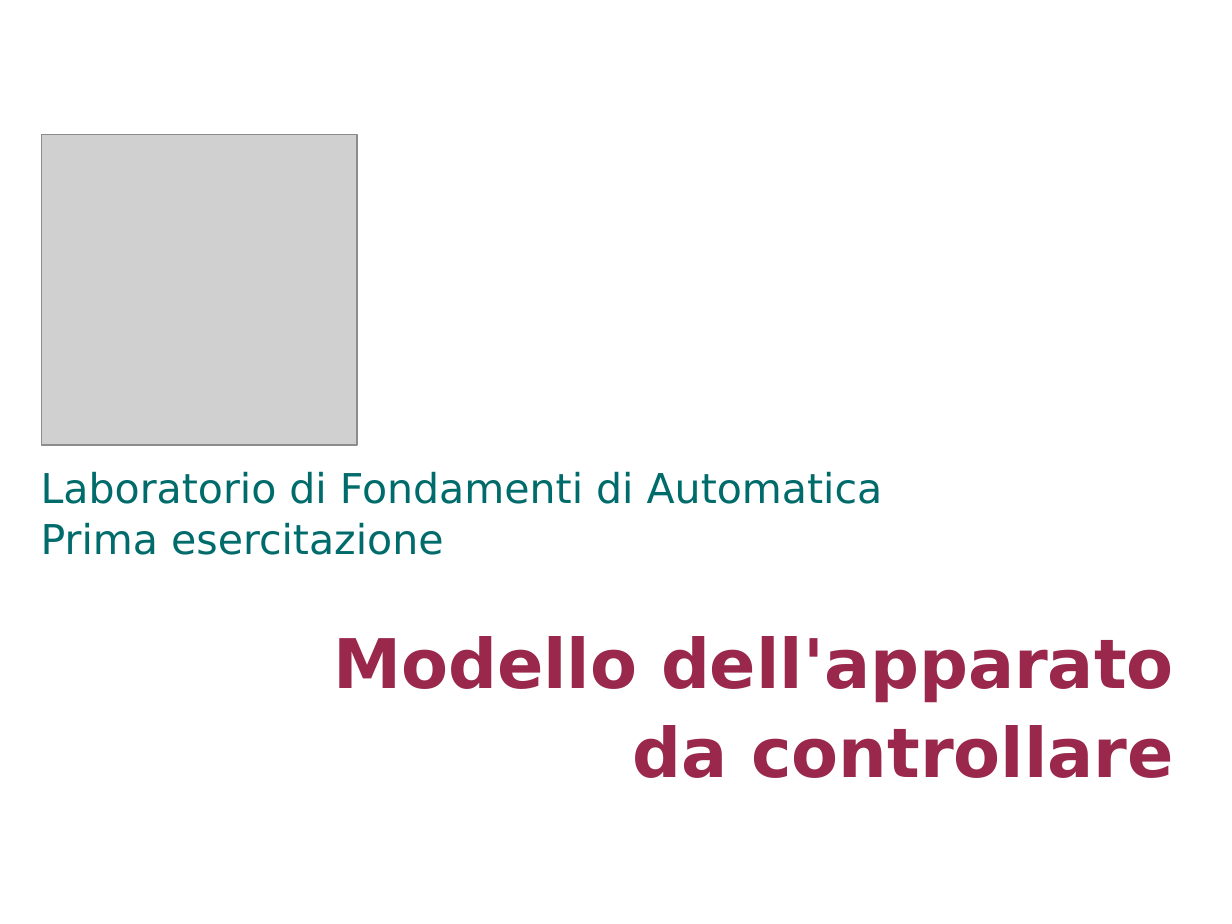
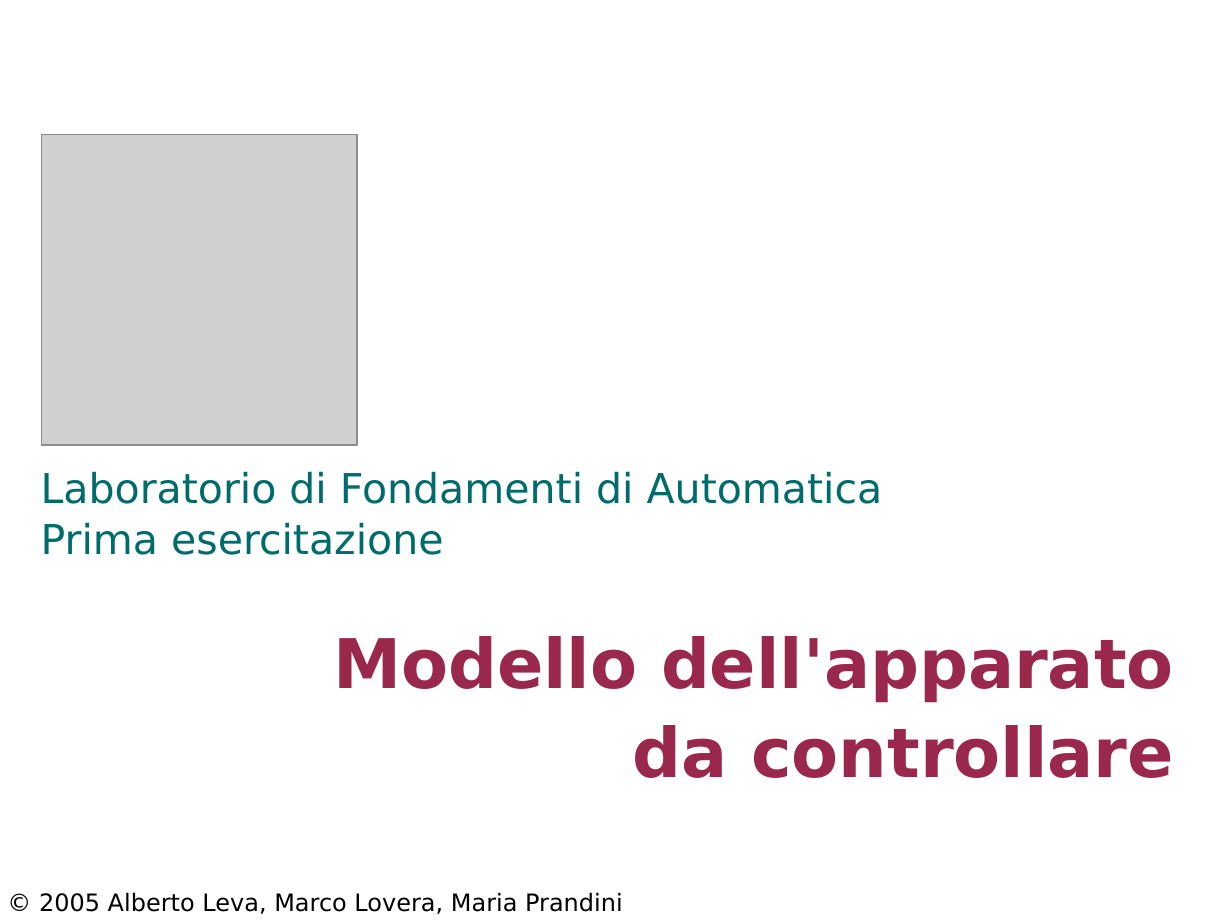
Before and after one commit to looms-polimi/FdA_Lab, a slide deck: slide 1 of FdA_courseware/FdA_Lab1.ppt. Drawn at 1232x924 pixels with LibreOffice and Linux fonts; fonts in the diff are those of the drawing; grey boxes stand for pictures. Boxes give left, top, right and bottom in pixels: in the first picture for what was removed or moved away, otherwise in the second. Text is boxed around its words. In the diff, an @@ line names an element or a change of style, - is before the commit and + after.

```diff
--- a/FdA_courseware/FdA_Lab1.ppt
+++ b/FdA_courseware/FdA_Lab1.ppt
@@ text added at (39, 892, 623, 914), 14 pt, text #000000 @@
+© 2005 Alberto Leva, Marco Lovera, Maria Prandini
```
Also in this commit, not shown: 16 other slides changed, 1 other file.
